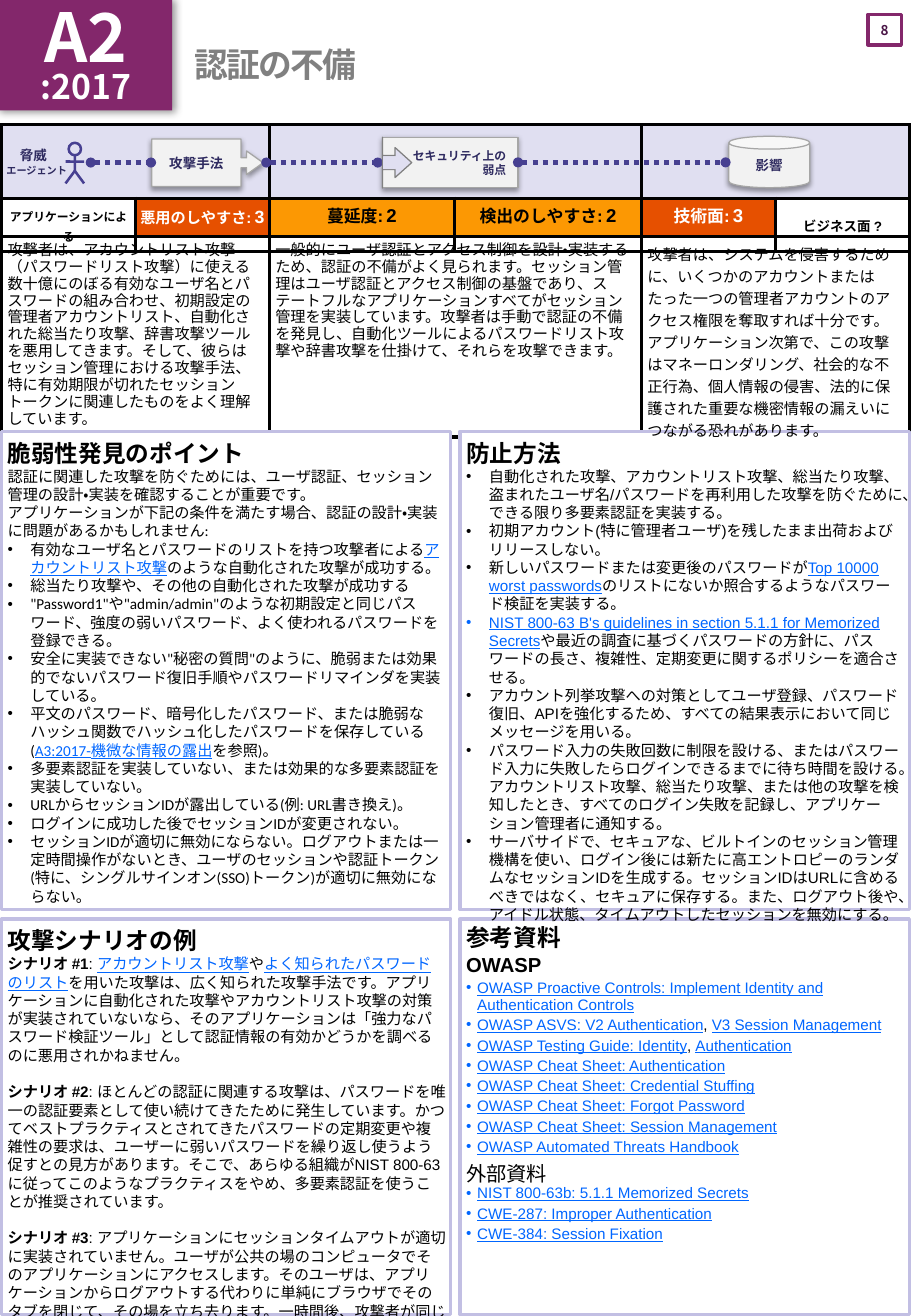
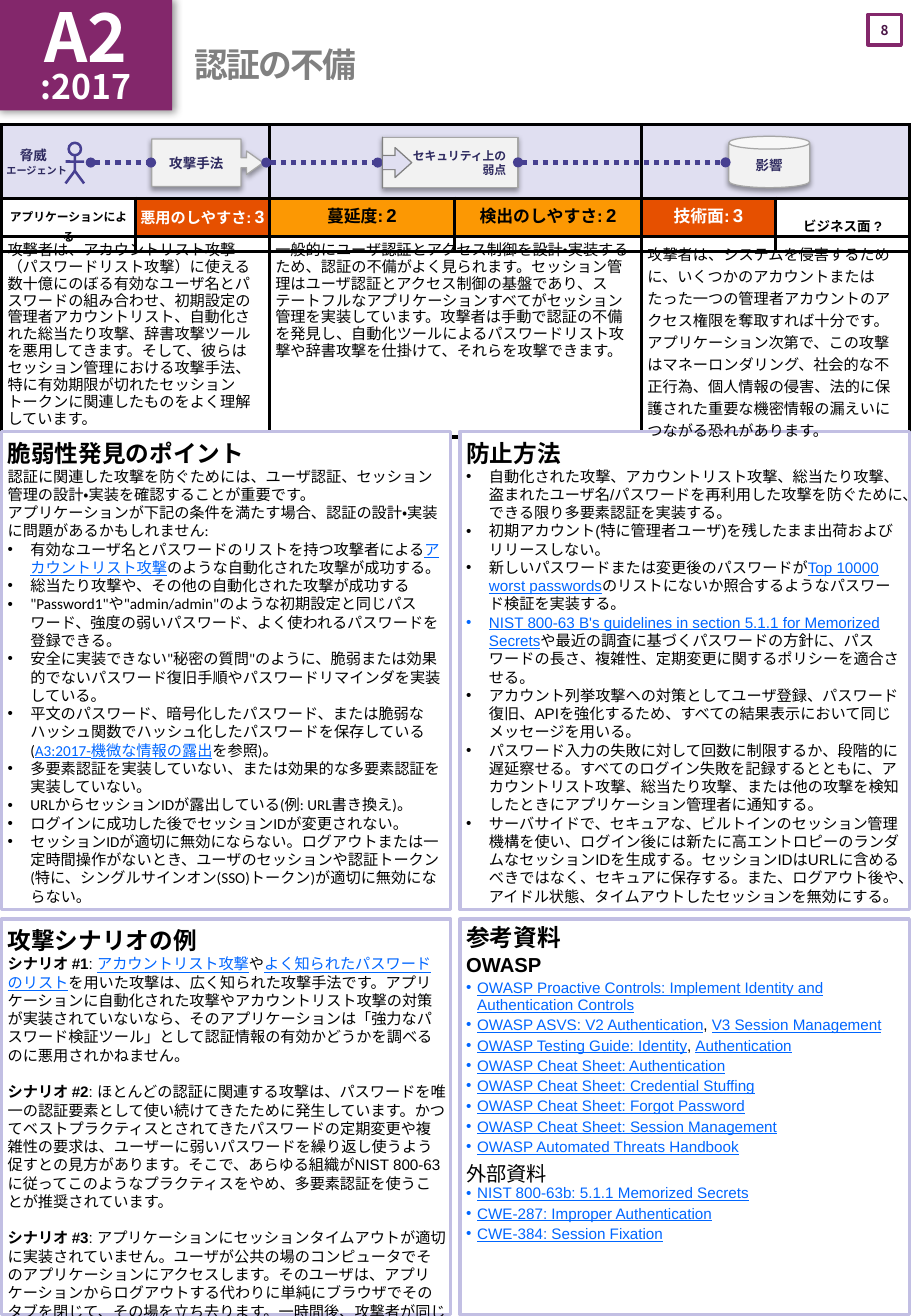
Before and after one commit to OWASP/Top10, a slide deck: slide 9 of 2017/ja/OWASP Top 10-2017(ja).pptx. Drawn at 911x1316 pixels with LibreOffice and Linux fonts; fonts in the diff are those of the drawing. Boxes give left, top, right and bottom in pixels: in the first picture for what was removed or moved away, otherwise in the second. Text is boxed around its words. In the diff, an @@ line names an element or a change of style, - is before the commit and + after.

```diff
--- a/2017/ja/OWASP Top 10-2017(ja).pptx
+++ b/2017/ja/OWASP Top 10-2017(ja).pptx
@@ text at (489,743,899,812): text changed @@
-• パスワード入力の失敗回数に制限を設ける、またはパスワード入力に失敗したらログインできるまでに待ち時間を設ける。アカウントリスト攻撃、総当たり攻撃、または他の攻撃を検知したとき、すべてのログイン失敗を記録し、アプリケーション管理者に通知する。
+• パスワード入力の失敗に対して回数に制限するか、段階的に遅延察せる。すべてのログイン失敗を記録するとともに、アカウントリスト攻撃、総当たり攻撃、または他の攻撃を検知したときにアプリケーション管理者に通知する。
```
Also in this commit, not shown: 5 other slides changed, 6 other files.
